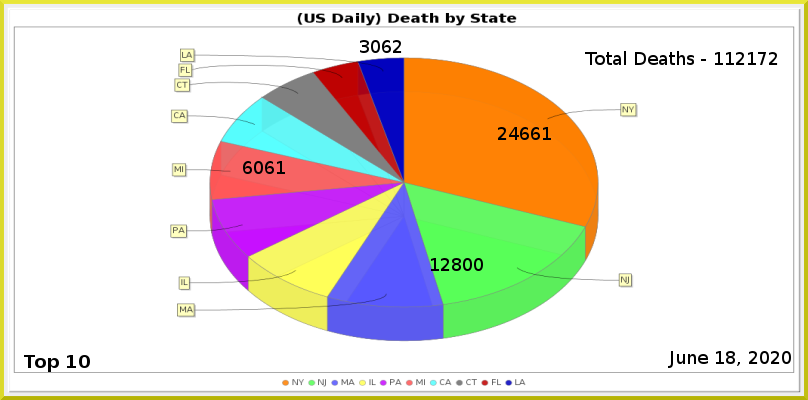
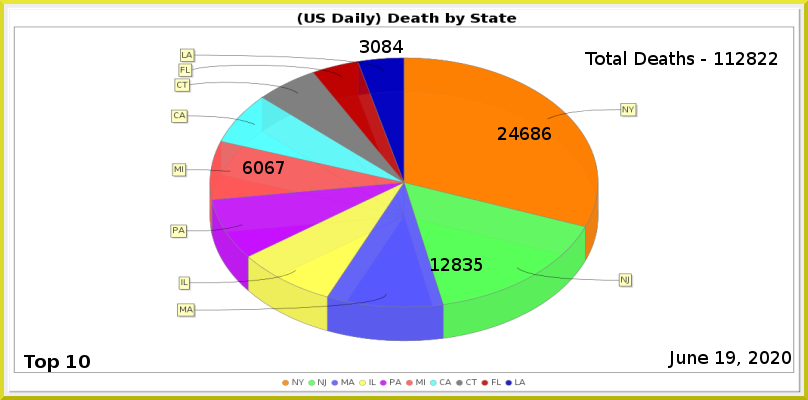
The second 808 x 400 image is a revision of the first. Changes to its layers:
painted on "Least" over (x1=382, y1=40, x2=403, y2=53)
painted on "MI" over (x1=276, y1=161, x2=285, y2=174)
painted on "NJ" over (x1=463, y1=258, x2=483, y2=271)
painted on "NY" over (x1=531, y1=127, x2=551, y2=140)
renamed "Total Deaths - 112172" to "Total Deaths - 112822", painted on it over (x1=747, y1=52, x2=767, y2=65)
painted on "Current Date" over (x1=726, y1=351, x2=735, y2=364)
